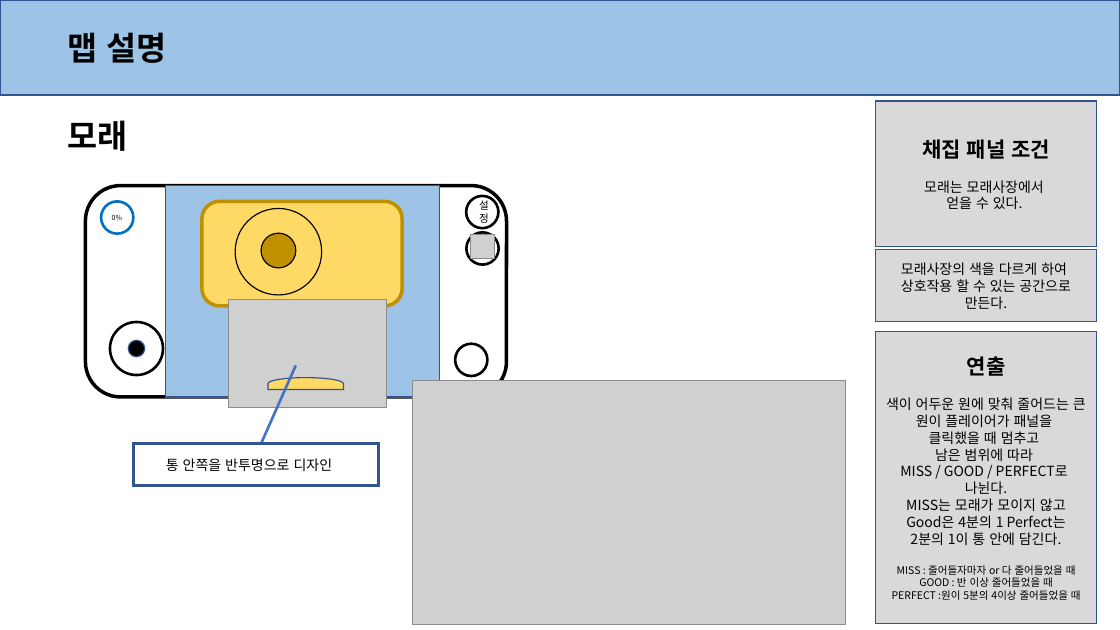
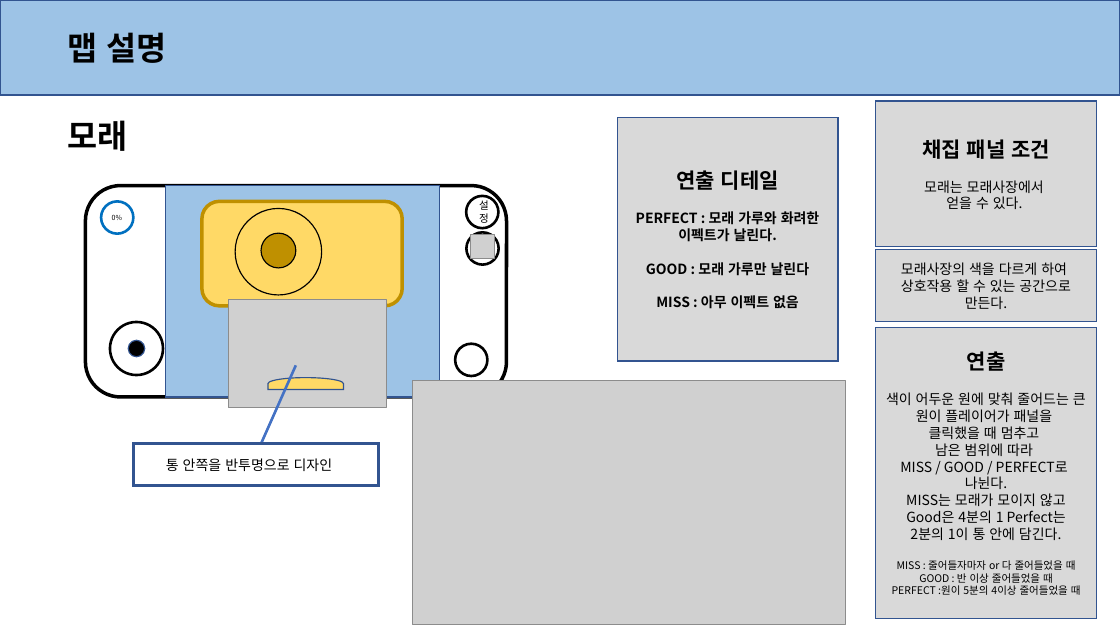
Before and after one commit to anglik0370/EscapeIsland, a slide deck: slide 9 of Document/시스템/채집 시스템.pptx. Drawn at 1120x630 pixels with LibreOffice and Linux fonts; fonts in the diff are those of the drawing; grey boxes stand for pictures. Boxes give left, top, right and bottom in pixels: in the first picture for what was removed or moved away, otherwise in the second. Text is boxed around its words. In the diff, an @@ line names an element or a change of style, - is before the commit and + after.

```diff
--- a/Document/시스템/채집 시스템.pptx
+++ b/Document/시스템/채집 시스템.pptx
@@ rectangle added at (618, 118, 839, 361), fill #D9D9D9, outline #325491 1 pt, 12 pt, text #000000, bold @@
+연출 디테일
+PERFECT : 모래 가루와 화려한 이펙트가 날린다.
+GOOD : 모래 가루만 날린다
+MISS : 아무 이펙트 없음
@@ rectangle "연출": place and size @@
-rectangle "연출" at (875, 332, 1096, 623)
+rectangle "연출" at (875, 327, 1096, 618)
```
Also in this commit, not shown: 7 other slides changed, 2 other files.
